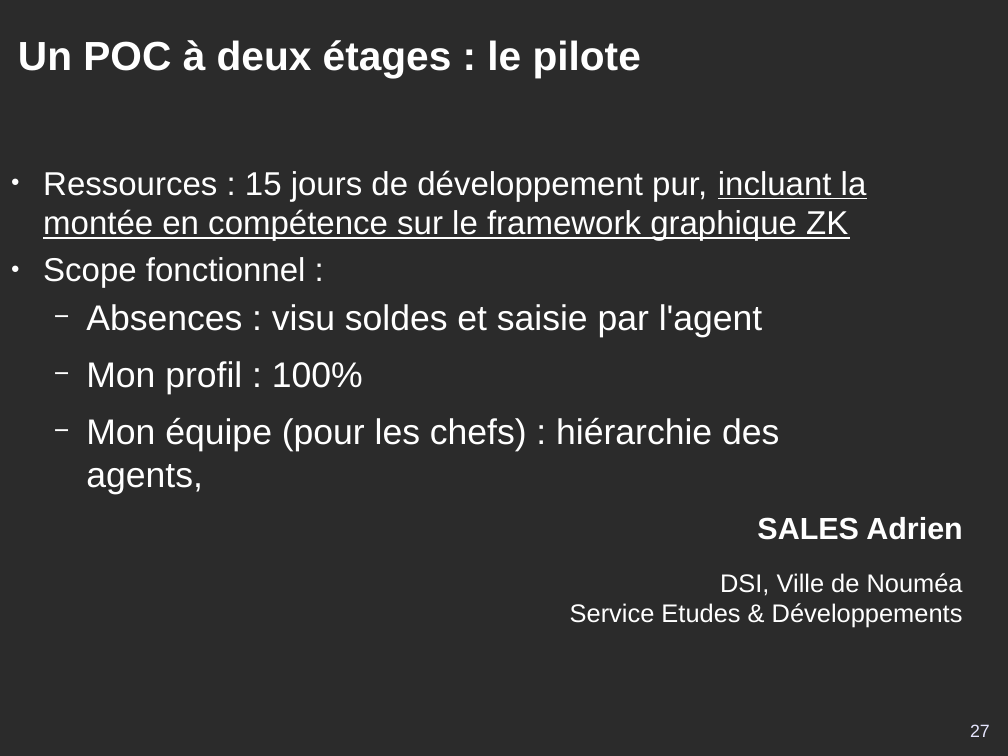
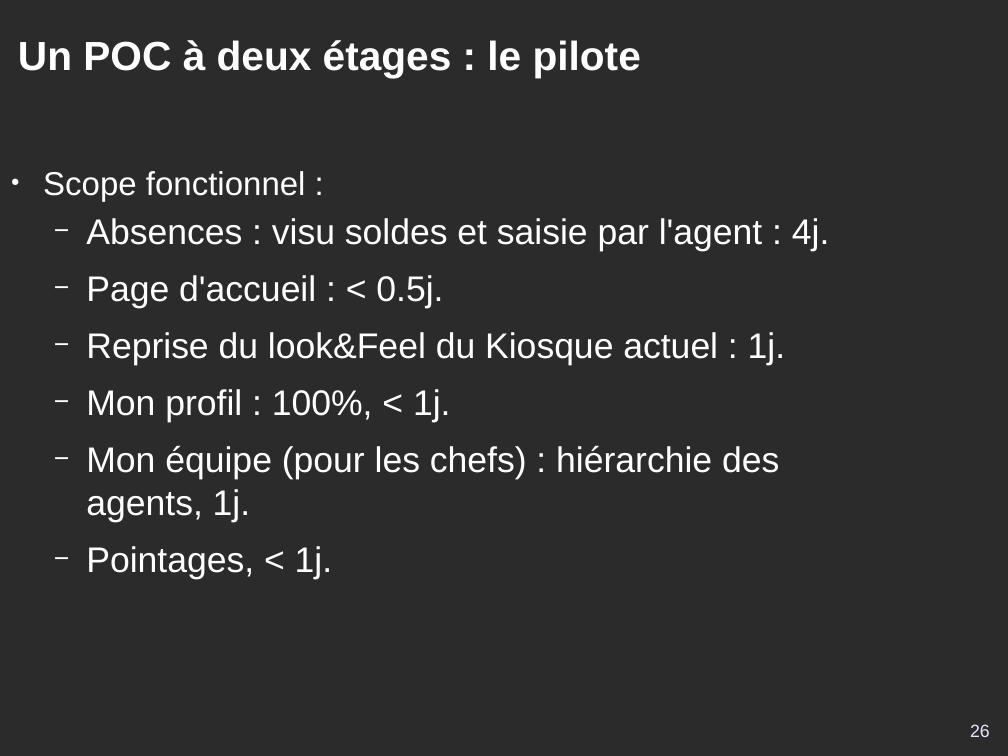
Before and after one commit to DSI-Ville-Noumea/sirh-kiosque-j2ee-old, a slide deck: slide 26 of src/site/resources/Kiosque_RH_J2EE_11021.odp (slide 27 before the commit). Drawn at 1008x756 pixels with LibreOffice and Linux fonts; fonts in the diff are those of the drawing; background and template pictures are left out; a plain dark background stands for a picture behind light text. Boxes give left, top, right and bottom in pixels: in the first picture for what was removed or moved away, otherwise in the second. Text is boxed around its words. In the diff, an @@ line names an element or a change of style, - is before the commit and + after.

Commit message:
Première version éligible à lecture pour commentaires, cf #11021.

```diff
--- a/src/site/resources/Kiosque_RH_J2EE_11021.odp
+++ b/src/site/resources/Kiosque_RH_J2EE_11021.odp
@@ text at <box>43,170,867,241</box>: paragraph removed @@
-● Ressources : 15 jours de développement pur, incluant la montée en compétence sur le framework graphique ZK
@@ text at <box>86,218,829,579</box>: text changed @@
-  − Absences : visu soldes et saisie par l'agent
-  − Mon profil : 100%
-  − Mon équipe (pour les chefs) : hiérarchie des agents,
+  − Absences : visu soldes et saisie par l'agent : 4j.
+  − Page d'accueil : < 0.5j.
+  − Reprise du look&Feel du Kiosque actuel : 1j.
+  − Mon profil : 100%, < 1j.
+  − Mon équipe (pour les chefs) : hiérarchie des agents, 1j.
+  − Pointages, < 1j.
@@ text removed at <box>570,517,963,628</box> @@
-SALES Adrien
-DSI, Ville de Nouméa
-Service Etudes & Développements
@@ page number at <box>970,724,990,737</box>: text changed @@
-27
+26
```
Also in this commit, not shown: 21 other slides changed, 3 slides added, 2 slides removed.
